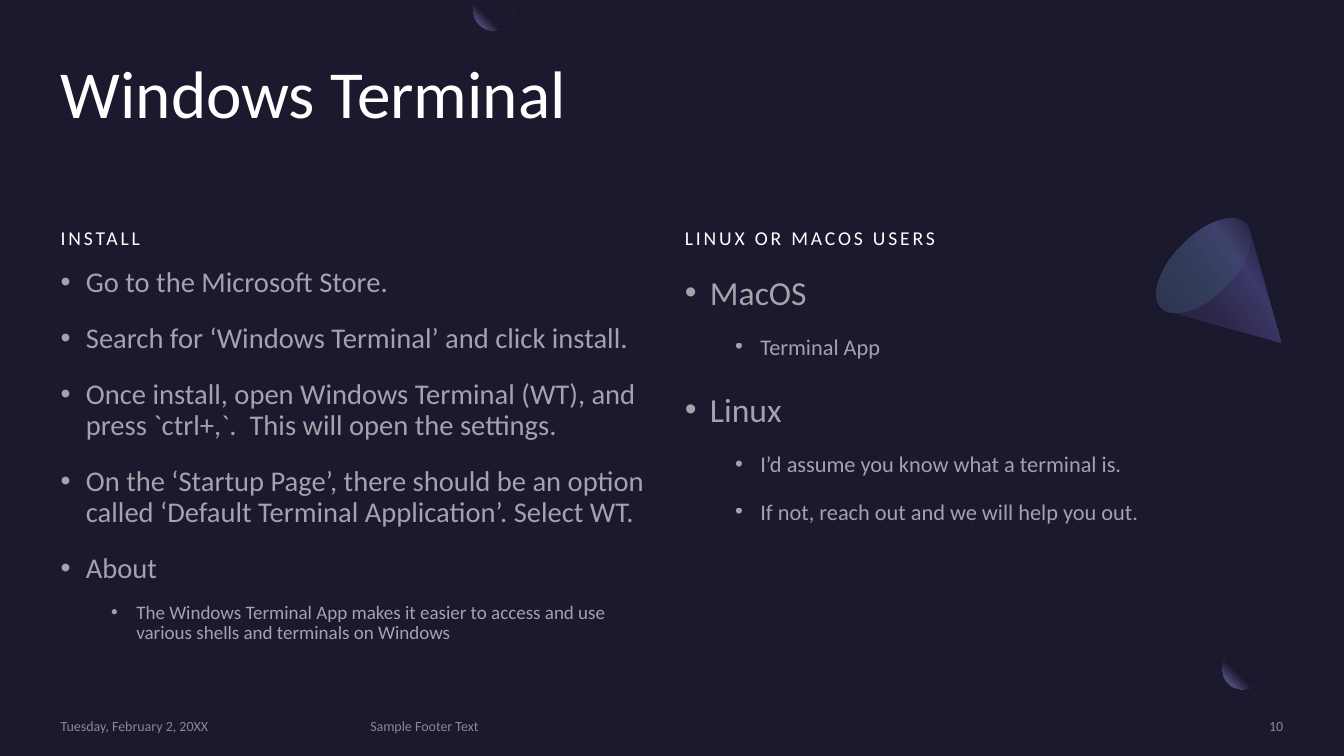
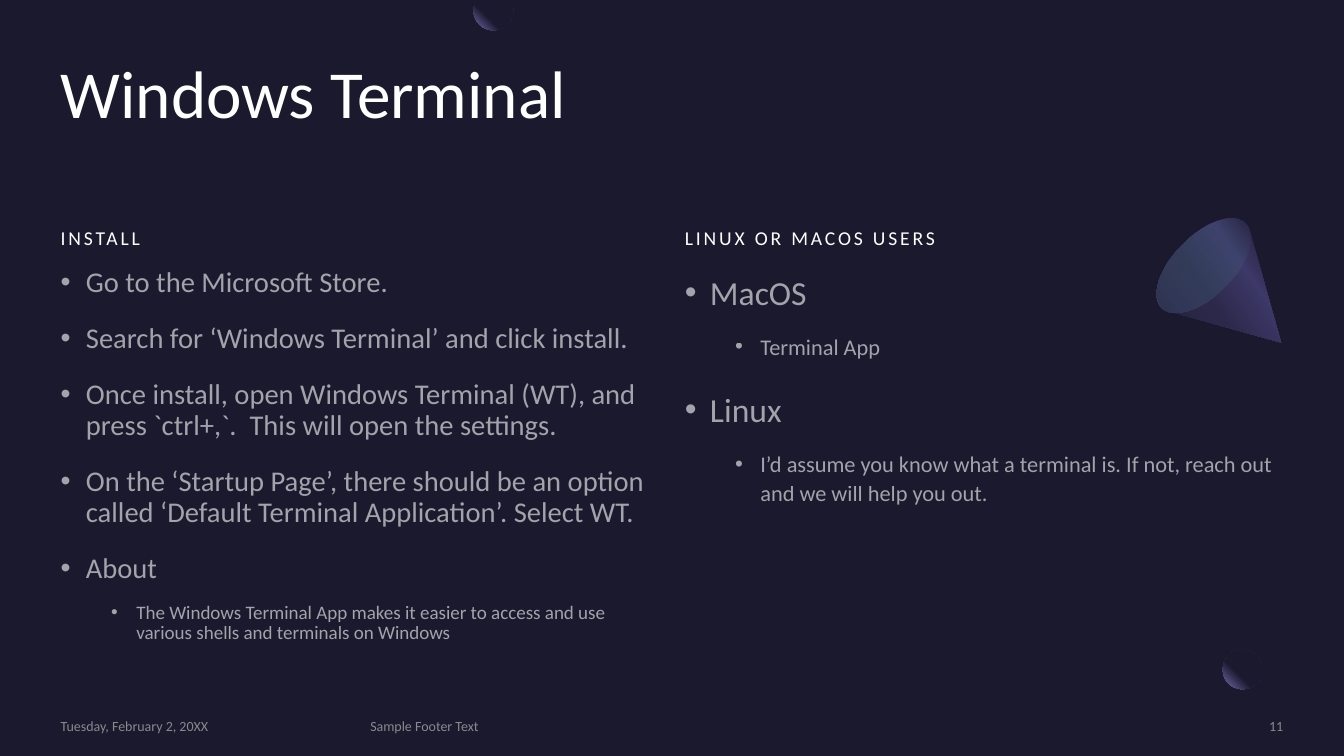
Before and after one commit to MonashDeepNeuron/HPP, a slide deck: slide 11 of content/week0/slides/week0.pptx (slide 10 before the commit). Drawn at 1344x756 pixels with LibreOffice and Linux fonts; fonts in the diff are those of the drawing. Boxes give left, top, right and bottom in pixels: in the first picture for what was removed or moved away, otherwise in the second. Text is boxed around its words. In the diff, an @@ line names an element or a change of style, - is before the commit and + after.

```diff
--- a/content/week0/slides/week0.pptx
+++ b/content/week0/slides/week0.pptx
@@ text at [760,456,1272,505]: text changed @@
-  • I’d assume you know what a terminal is.
-  • If not, reach out and we will help you out.
+  • I’d assume you know what a terminal is. If not, reach out and we will help you out.
@@ page number at [1269,722,1283,731]: text changed @@
-10
+11
```
Also in this commit, not shown: 6 other slides changed, 3 slides added, 1 other file.
